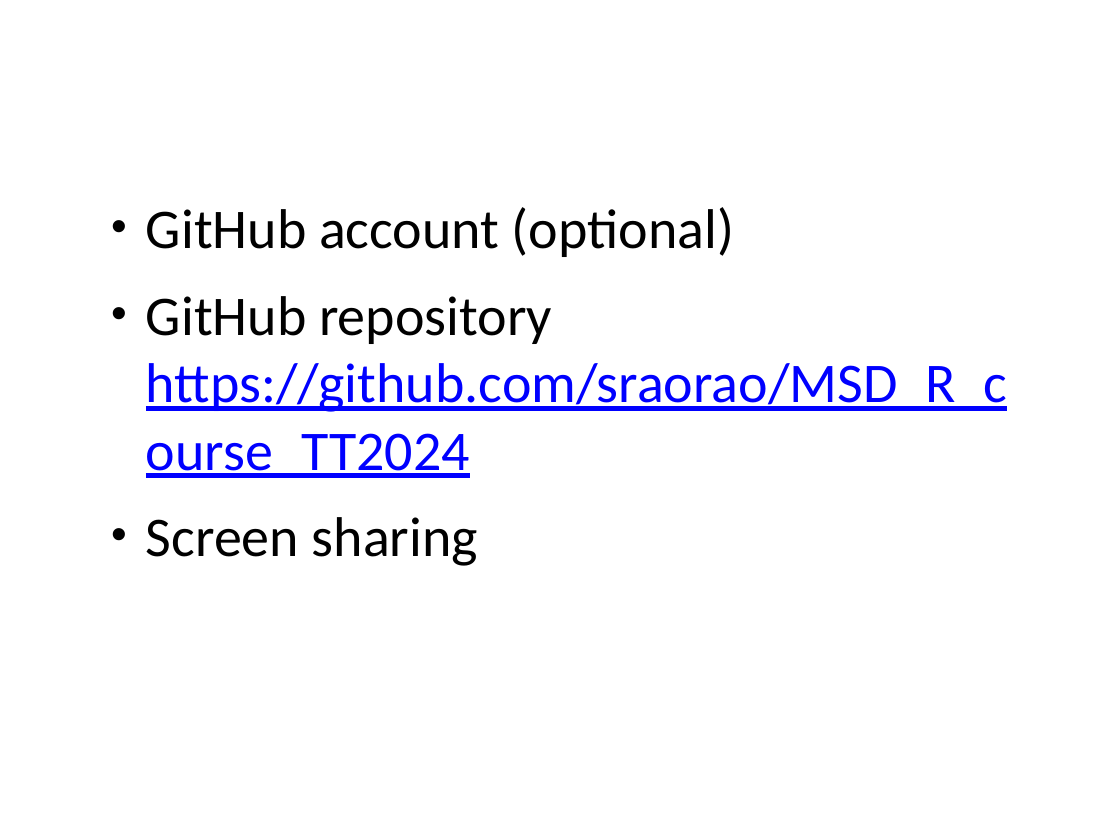
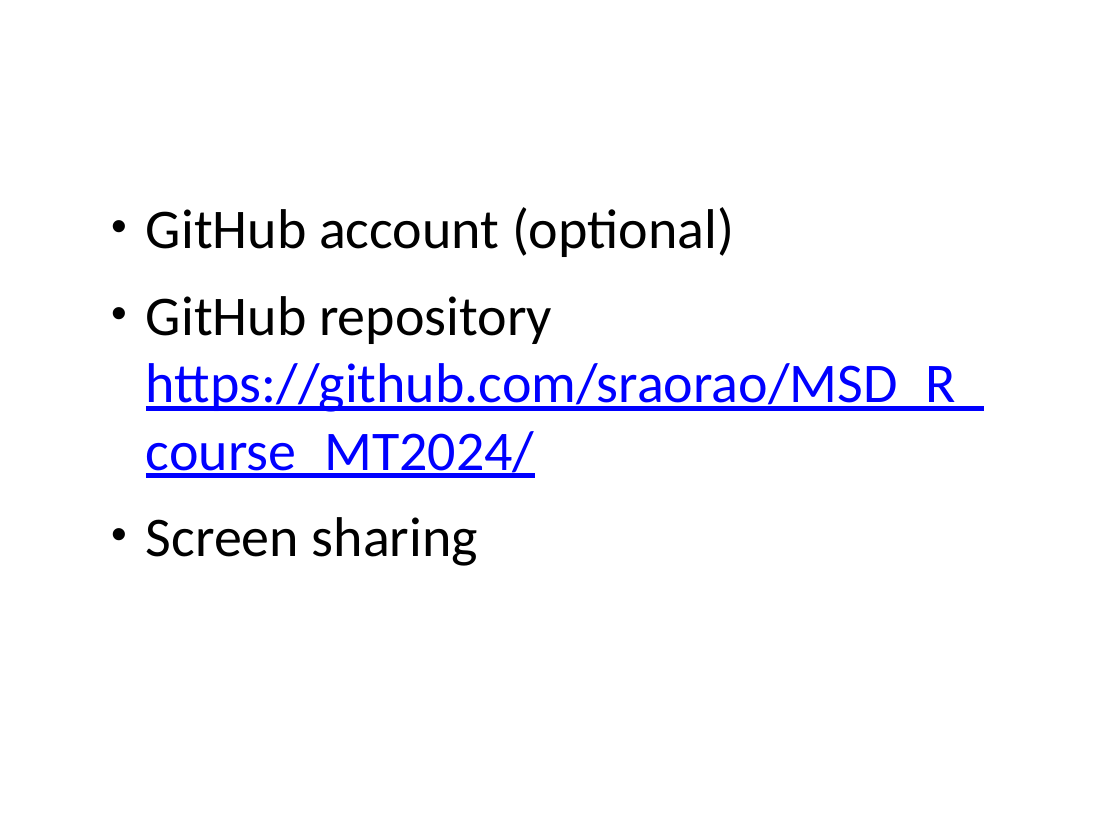
Before and after one commit to sraorao/MSD_R_course_MT2024, a slide deck: slide 3 of powerpoint/Session1.pptx. Drawn at 1120x840 pixels with LibreOffice and Linux fonts; fonts in the diff are those of the drawing. Boxes give left, top, right and bottom in pixels: in the first picture for what was removed or moved away, otherwise in the second. Text is boxed around its words. In the diff, an @@ line names an element or a change of style, - is before the commit and + after.

Commit message:
update ppt

```diff
--- a/powerpoint/Session1.pptx
+++ b/powerpoint/Session1.pptx
@@ text at (146,296,984,478): text changed @@
-• GitHub repository https://github.com/sraorao/MSD_R_course_TT2024
+• GitHub repository https://github.com/sraorao/MSD_R_course_MT2024/
```
Also in this commit, not shown: 2 other slides changed, 1 other file.
